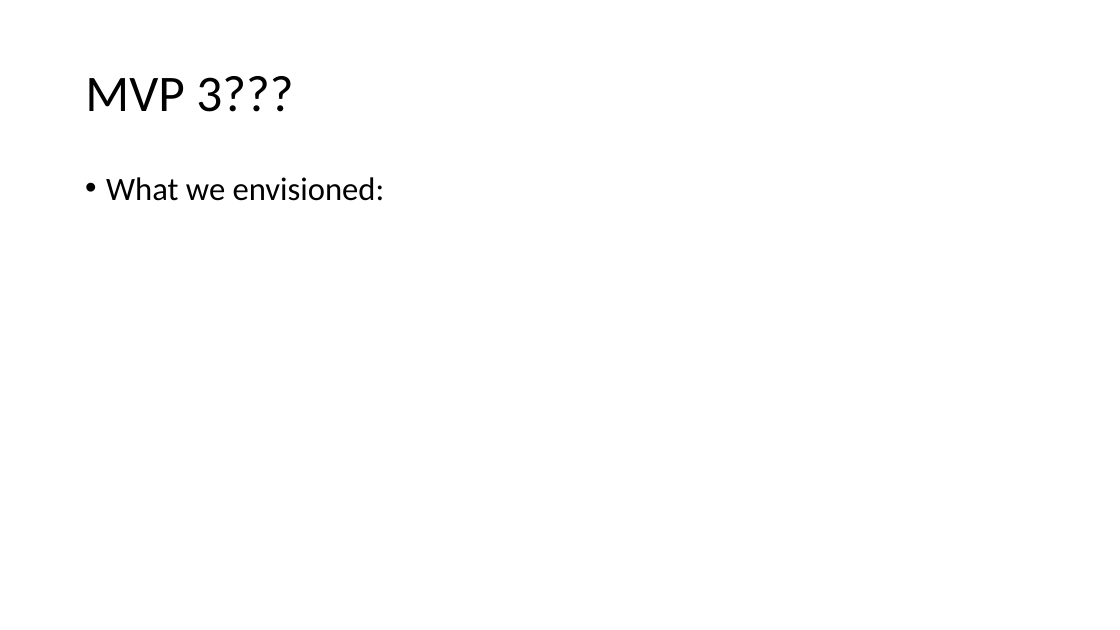
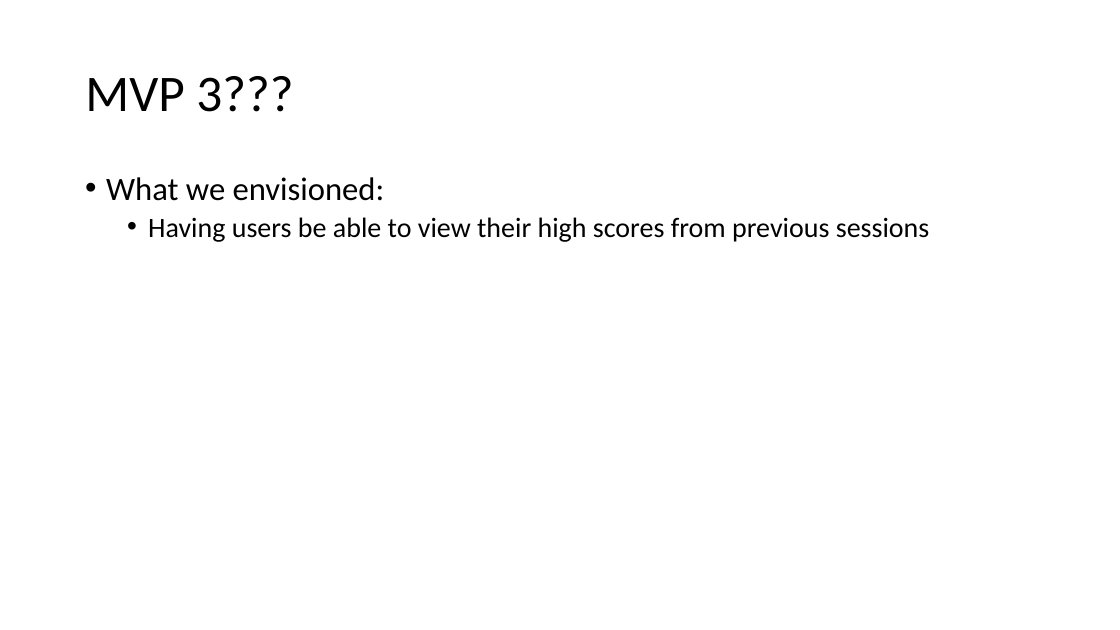
Before and after one commit to Jacobchapman99/ENSE-374-Group07-Project, a slide deck: slide 18 of Milestone4/Milestone 4.ppt (slide 19 before the commit). Drawn at 1120x630 pixels with LibreOffice and Linux fonts; fonts in the diff are those of the drawing. Boxes give left, top, right and bottom in pixels: in the first picture for what was removed or moved away, otherwise in the second. Text is boxed around its words. In the diff, an @@ line names an element or a change of style, - is before the commit and + after.

```diff
--- a/Milestone4/Milestone 4.ppt
+++ b/Milestone4/Milestone 4.ppt
@@ text at [148,217,930,242]: paragraph added @@
+  • Having users be able to view their high scores from previous sessions
```
Also in this commit, not shown: 2 other slides changed, 1 slide added, 2 slides removed.
